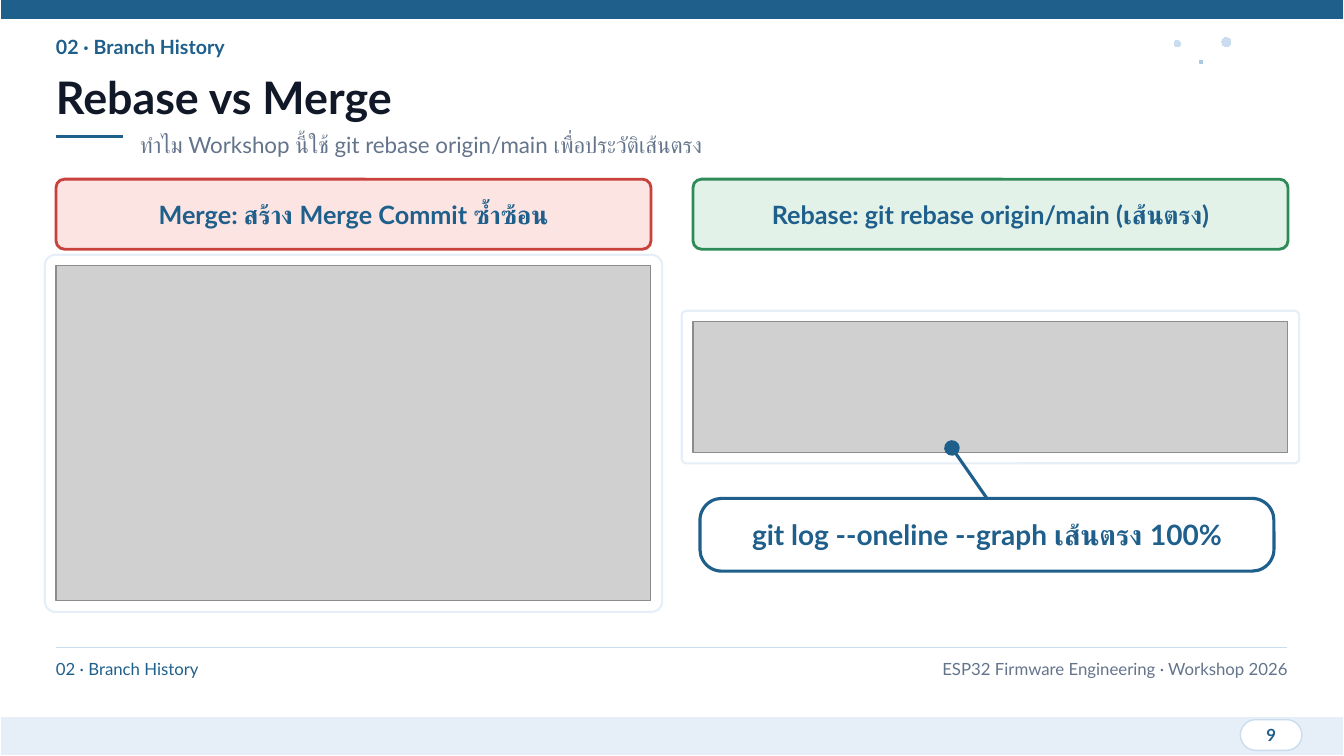
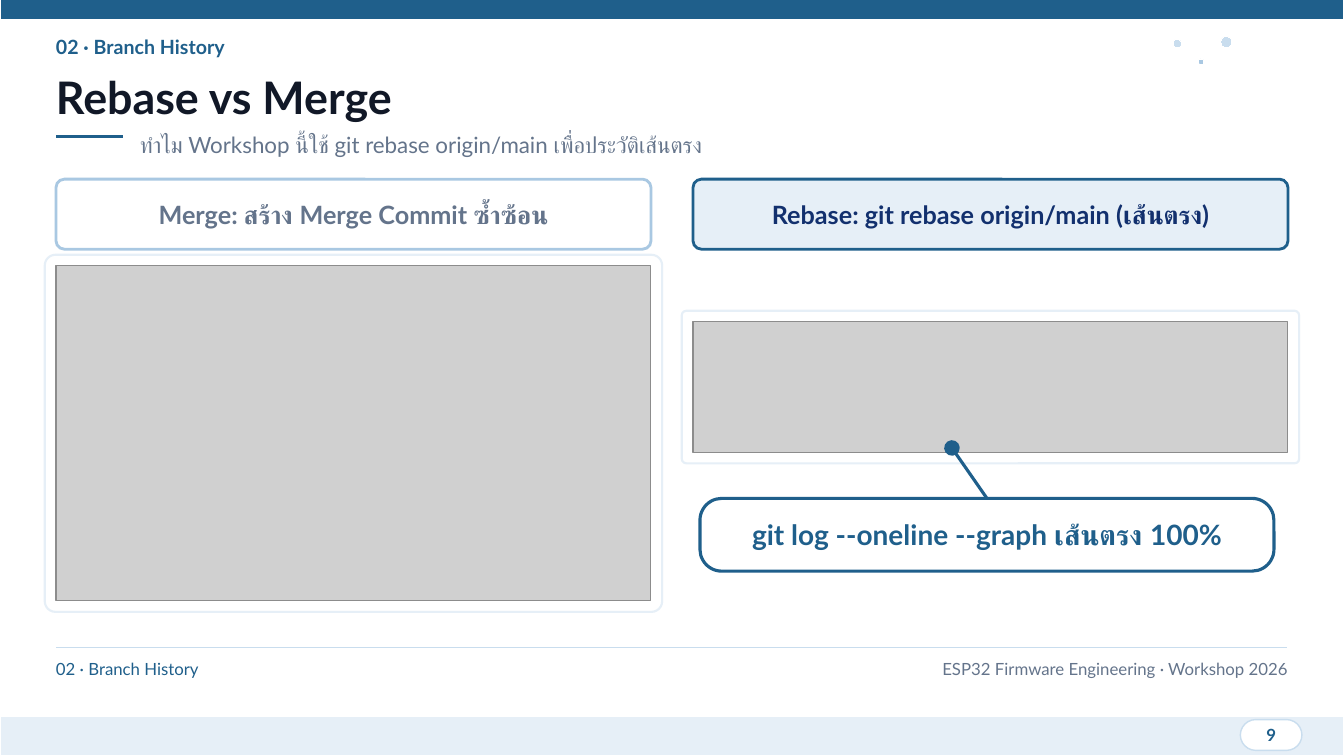
Before and after one commit to SavEe2429/git-practice, a slide deck: slide 9 of presentation/ESP32_Git_CICD_Workshop.pptx. Drawn at 1344x756 pixels with LibreOffice and Linux fonts; fonts in the diff are those of the drawing; grey boxes stand for pictures. Boxes give left, top, right and bottom in pixels: in the first picture for what was removed or moved away, otherwise in the second. Text is boxed around its words. In the diff, an @@ line names an element or a change of style, - is before the commit and + after.

Commit message:
style(presentation): enforce pure NDRS white-ice-navy palette without extra colors

```diff
--- a/presentation/ESP32_Git_CICD_Workshop.pptx
+++ b/presentation/ESP32_Git_CICD_Workshop.pptx
@@ rounded rectangle "Merge: สร้าง Merge Commit ซ้ำซ้อน" at [56,179,651,249]: text colour #1F5F8B to #64748B; fill #FBE4E2 to #FFFFFF; outline #C8413B 2 pt to #A9C8E2 2 pt @@
@@ rounded rectangle "Rebase: git rebase origin/main (เส้นตรง)" at [694,179,1289,249]: text colour #1F5F8B to #12306E; fill #E3F2E9 to #E6EFF7; outline #2E8B57 2 pt to #1F5F8B 2 pt @@
```
Also in this commit, not shown: 8 other slides changed, 1 other file.
